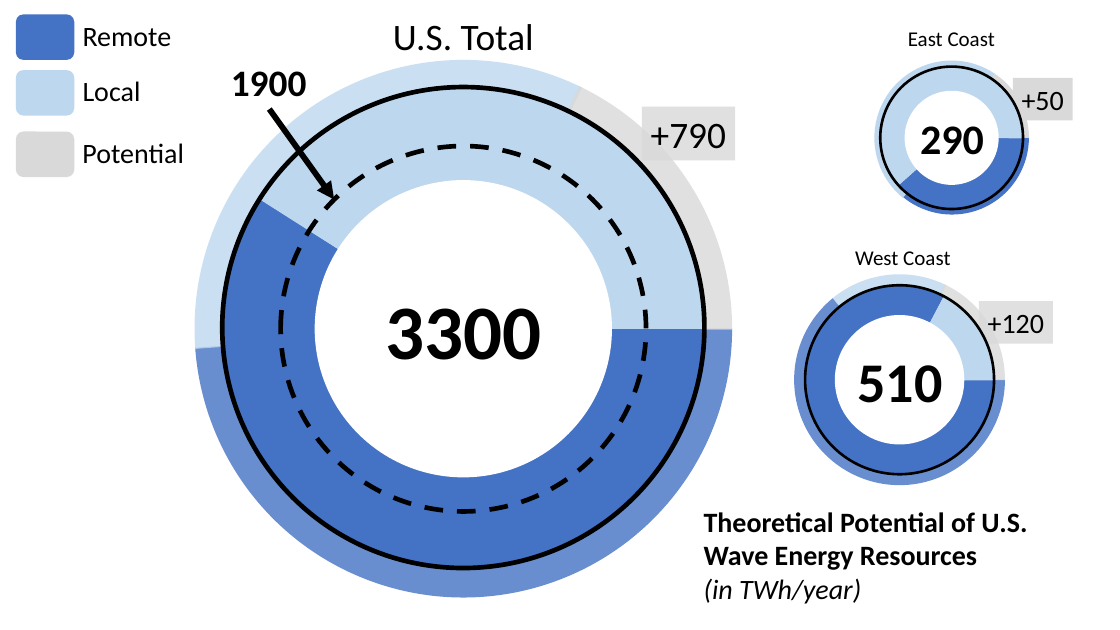
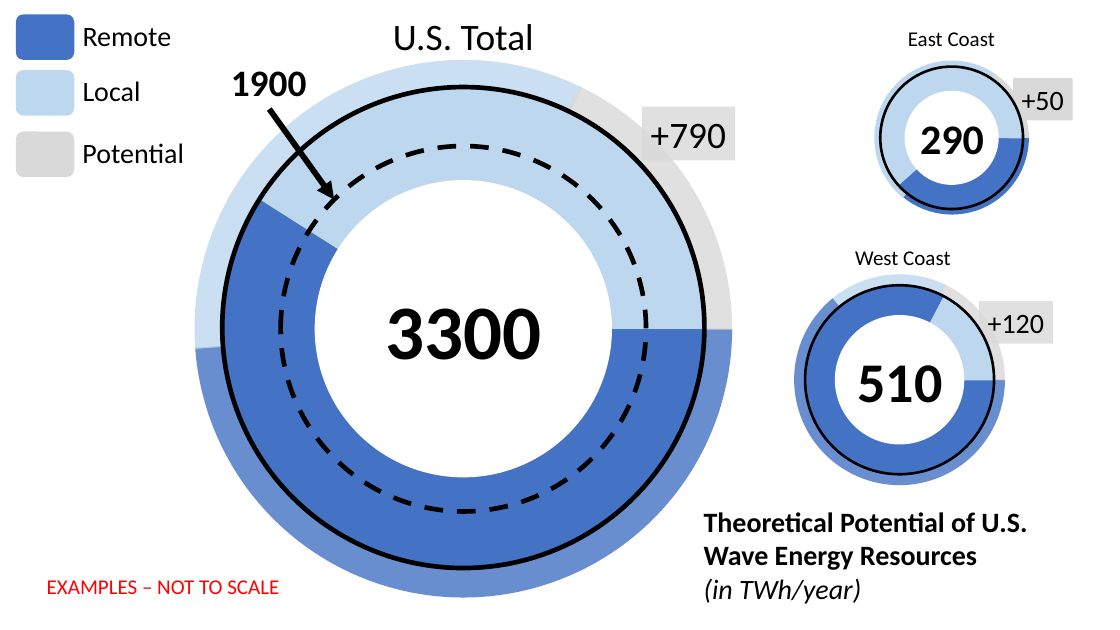
Before and after one commit to USMHKResource/wave_res, a slide deck: slide 1 of pub/Wave_Resource_Numbers_Example.pptx. Drawn at 1120x630 pixels with LibreOffice and Linux fonts; fonts in the diff are those of the drawing. Boxes give left, top, right and bottom in pixels: in the first picture for what was removed or moved away, otherwise in the second. Text is boxed around its words. In the diff, an @@ line names an element or a change of style, - is before the commit and + after.

```diff
--- a/pub/Wave_Resource_Numbers_Example.pptx
+++ b/pub/Wave_Resource_Numbers_Example.pptx
@@ text added at [47,580,279,594], 18 pt, text #FF0000 @@
+EXAMPLES – NOT TO SCALE
```
Also in this commit, not shown: 1 other slide changed, 2 other files.
